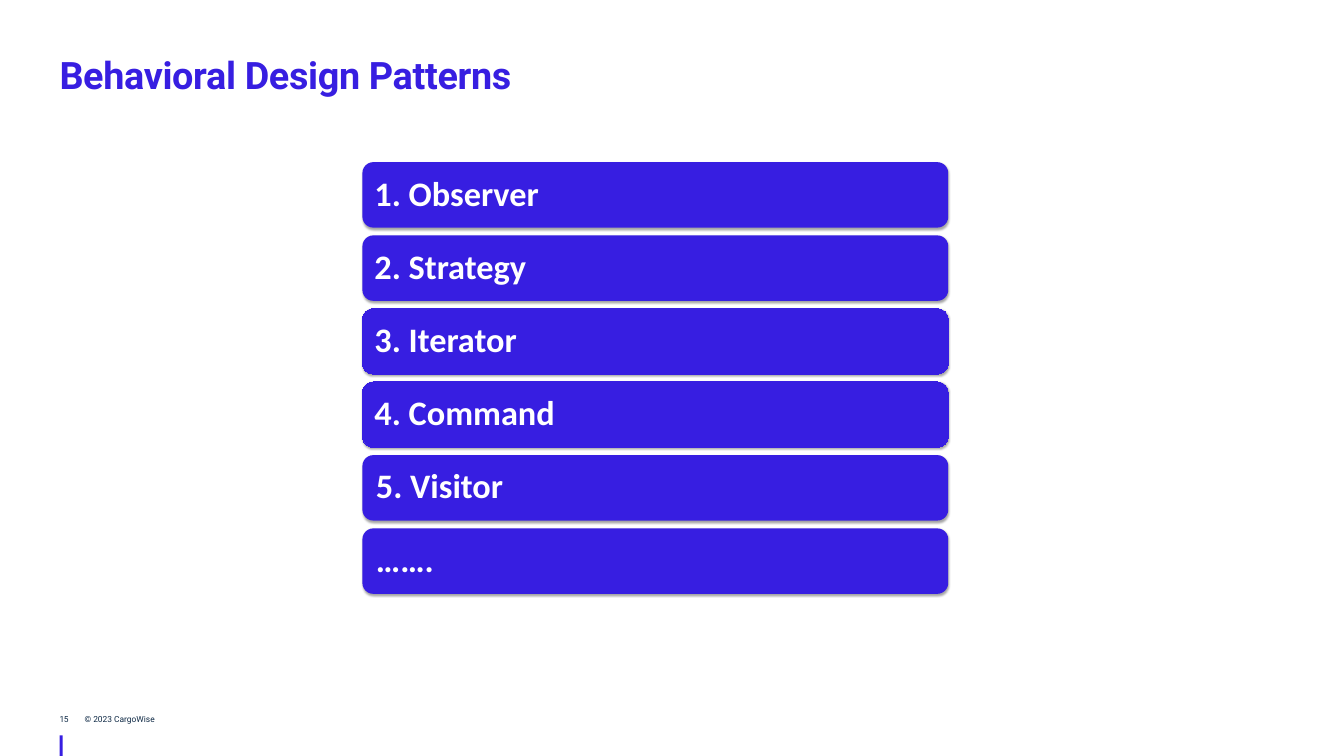
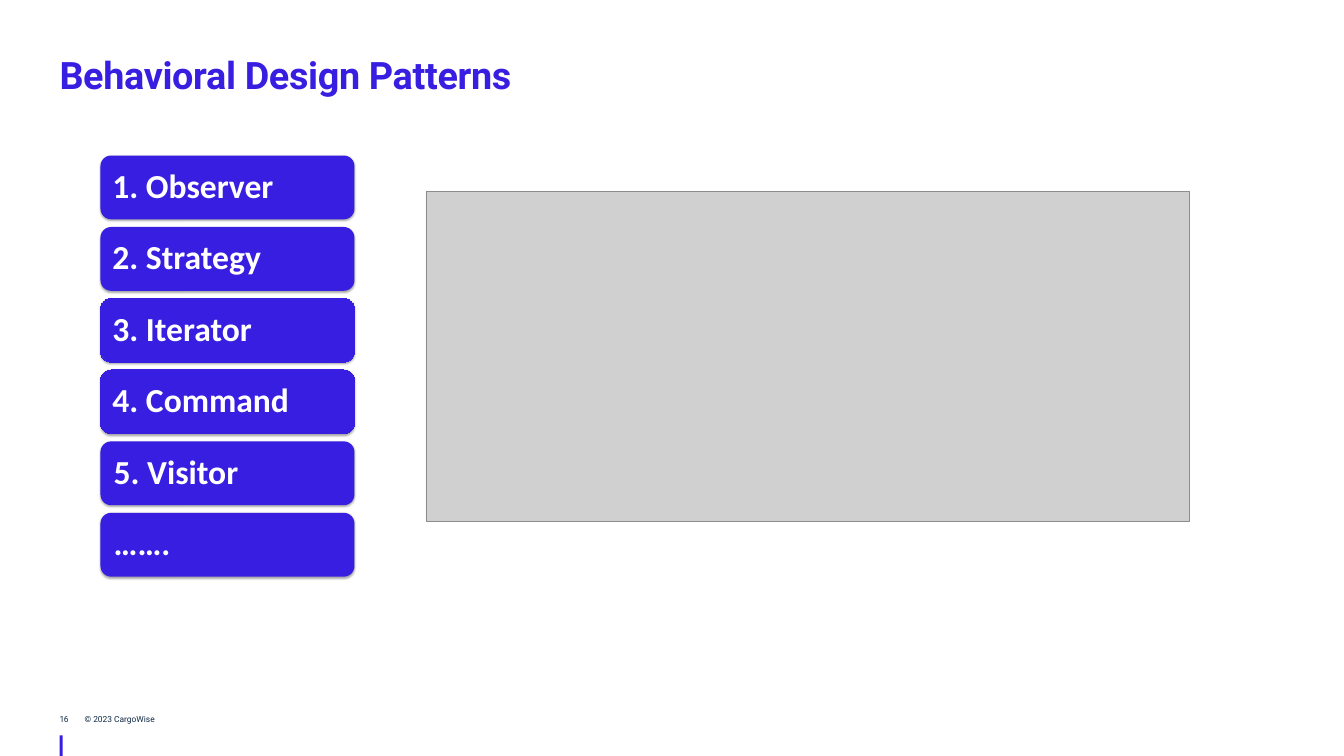
Before and after one commit to JingwenLi/DesignPatterns, a slide deck: slide 16 of DesignPatterns/Behavioral Design Patterns/Behavioral Design Patterns - WTG.pptx (slide 15 before the commit). Drawn at 1344x756 pixels with LibreOffice and Linux fonts; fonts in the diff are those of the drawing; grey boxes stand for pictures; background and template pictures are left out. Boxes give left, top, right and bottom in pixels: in the first picture for what was removed or moved away, otherwise in the second. Text is boxed around its words. In the diff, an @@ line names an element or a change of style, - is before the commit and + after.

```diff
--- a/DesignPatterns/Behavioral Design Patterns/Behavioral Design Patterns - WTG.pptx
+++ b/DesignPatterns/Behavioral Design Patterns/Behavioral Design Patterns - WTG.pptx
@@ text "1. Observer": place and size @@
-text "1. Observer" at [374,182,539,207]
+text "1. Observer" at [112,174,273,199]
@@ picture added at [426,191,1189,521] @@
@@ text "2. Strategy": place and size @@
-text "2. Strategy" at [374,256,526,285]
+text "2. Strategy" at [112,247,261,275]
@@ text "3. Iterator": place and size @@
-text "3. Iterator" at [374,329,517,353]
+text "3. Iterator" at [112,319,252,342]
@@ text "4. Command": place and size @@
-text "4. Command" at [374,401,555,426]
+text "4. Command" at [112,388,289,413]
@@ size 49 to 48 pt in 5 elements at [112,174,273,199], [112,247,261,275], [112,319,252,342], [112,388,289,413], [114,460,238,485] @@
@@ text "5. Visitor": place and size @@
-text "5. Visitor" at [376,474,503,499]
+text "5. Visitor" at [114,460,238,485]
@@ group added at [100,156,354,577]: 6 rounded rectangles, 1 text @@
+…….
@@ group removed at [362,162,948,594]: 6 rounded rectangles, 1 text @@
-…….
```
Also in this commit, not shown: 2 other slides changed, 1 slide added.
